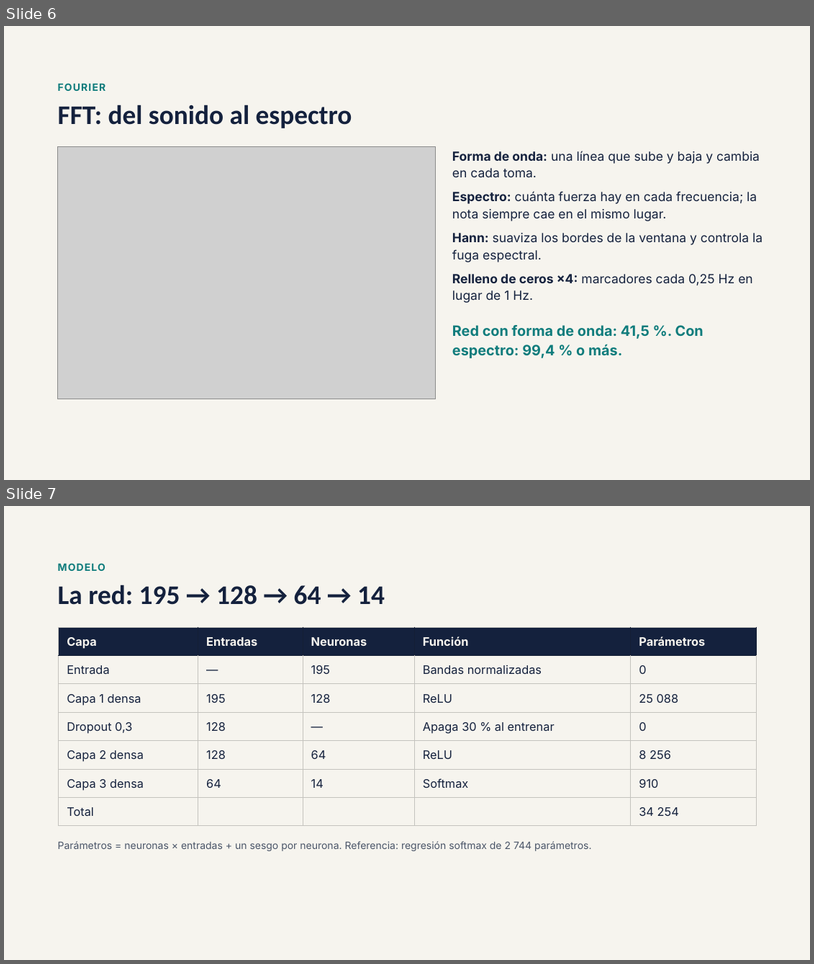
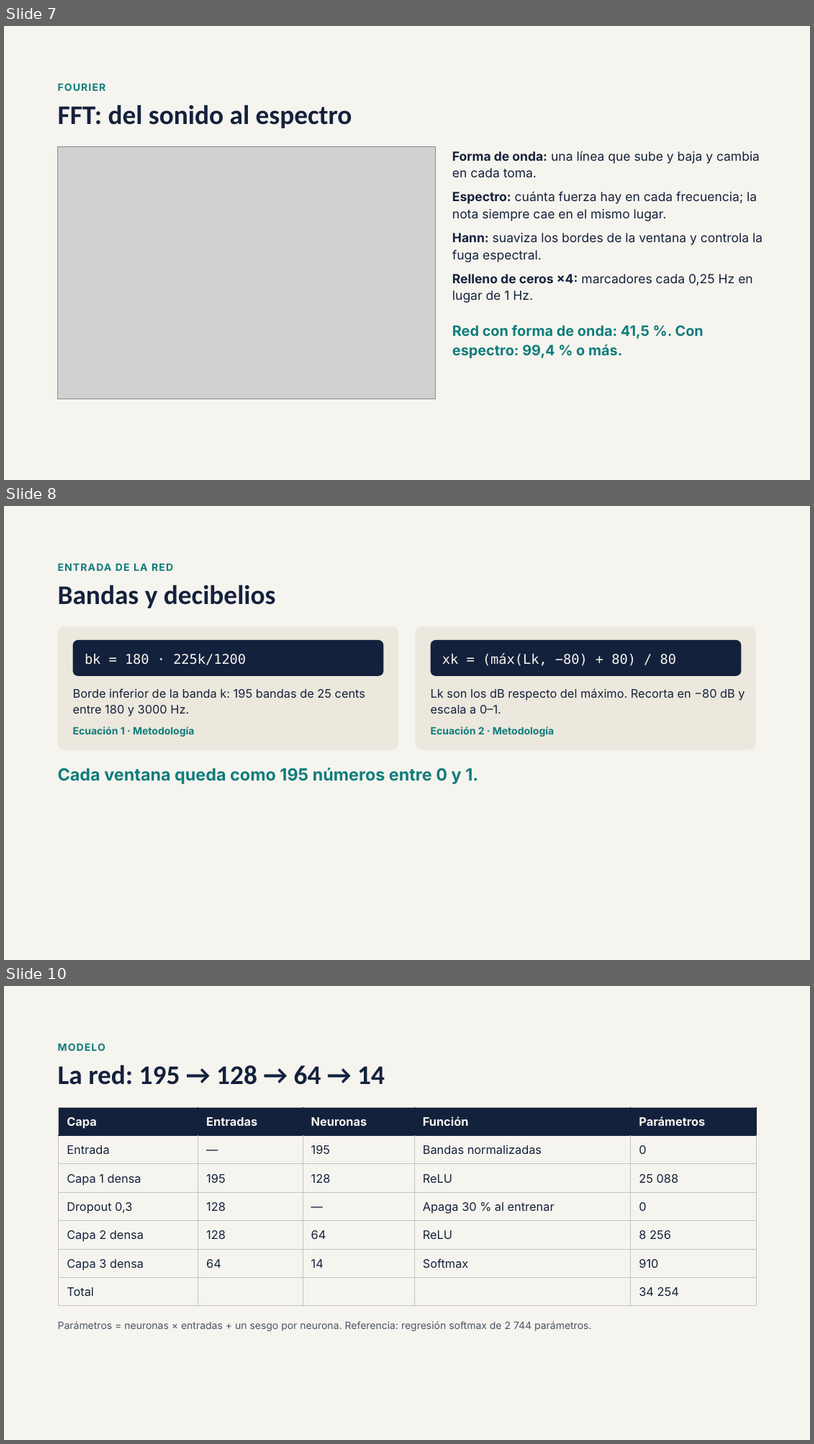
Before and after one commit to belenmejia07/ModeloAfinador, a slide deck: docs/Afinador_Violin_IA_fase2.pptx. Shown one above the other, each under a label of ours: slides 6 and 7 before the commit, slides 7, 8 and 10 after it; the slides between them are not shown. The pictures are 814x964 and 814x1444 pixels, drawn with LibreOffice and Linux fonts; fonts in the diff are those of the drawing; grey boxes stand for pictures. Boxes give left, top, right and bottom in pixels: in the first picture for what was removed or moved away, otherwise in the second. Text is boxed around its words. In the diff, an @@ line names an element or a change of style, - is before the commit and + after.

```diff
--- a/docs/Afinador_Violin_IA_fase2.pptx
+++ b/docs/Afinador_Violin_IA_fase2.pptx
@@ slide 8 added at (4,506,810,960), background #F6F4EE @@
@@ text added at (58,563,173,571), 12 pt, text #0F7C7C, bold @@
+ENTRADA DE LA RED
@@ title added at (58,584,276,608), 32 pt, text #14213D, bold @@
+Bandas y decibelios
@@ rounded rectangle added at (58,626,399,750), fill #ECE8DD @@
@@ rounded rectangle added at (416,626,757,750), fill #ECE8DD @@
@@ rounded rectangle added at (73,640,384,675), fill #14213D, 16 pt, text #F6F4EE @@
+bk = 180 · 225k/1200
@@ rounded rectangle added at (431,640,742,675), fill #14213D, 16 pt, text #F6F4EE @@
+xk = (máx(Lk, −80) + 80) / 80
@@ text added at (73,688,365,716), 14 pt, text #14213D @@
+Borde inferior de la banda k: 195 bandas de 25 cents entre 180 y 3000 Hz.
@@ text added at (431,688,745,713), 14 pt, text #14213D @@
+Lk son los dB respecto del máximo. Recorta en −80 dB y escala a 0–1.
@@ text added at (73,726,194,736), 12 pt, text #0F7C7C, bold @@
+Ecuación 1 · Metodología
@@ text added at (431,726,554,736), 12 pt, text #0F7C7C, bold @@
+Ecuación 2 · Metodología
@@ text added at (58,767,478,784), 20 pt, text #0F7C7C, bold @@
+Cada ventana queda como 195 números entre 0 y 1.
@@ what was slide 6 is now slide 7 @@
@@ what was slide 7 is now slide 10 @@
```
Also in this commit, not shown: 3 slides changed, 4 other slides added, 4 other files.
